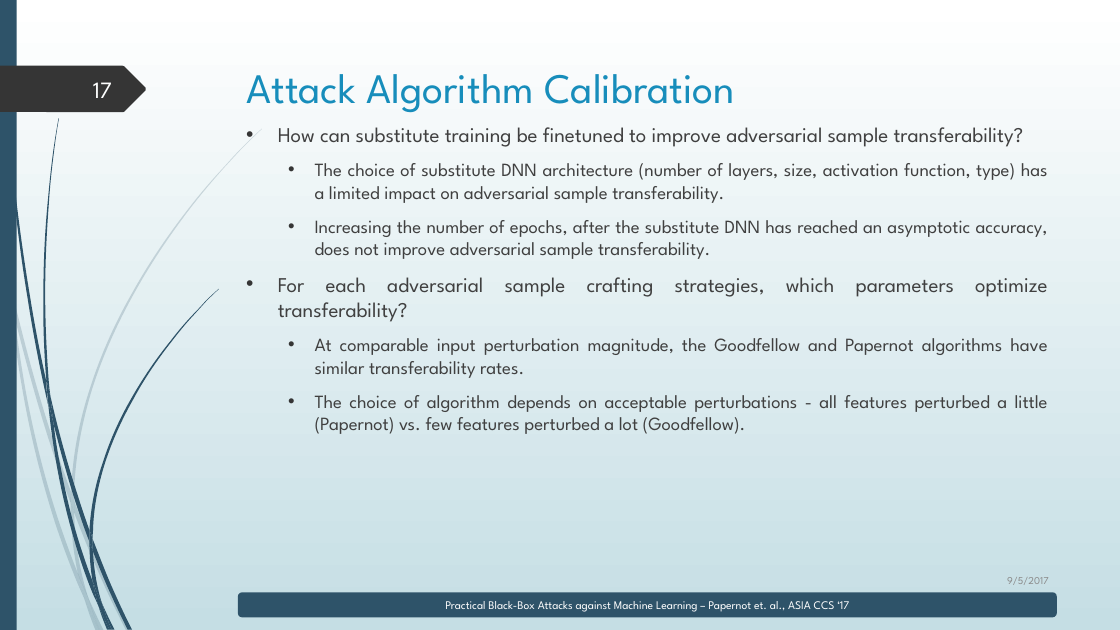
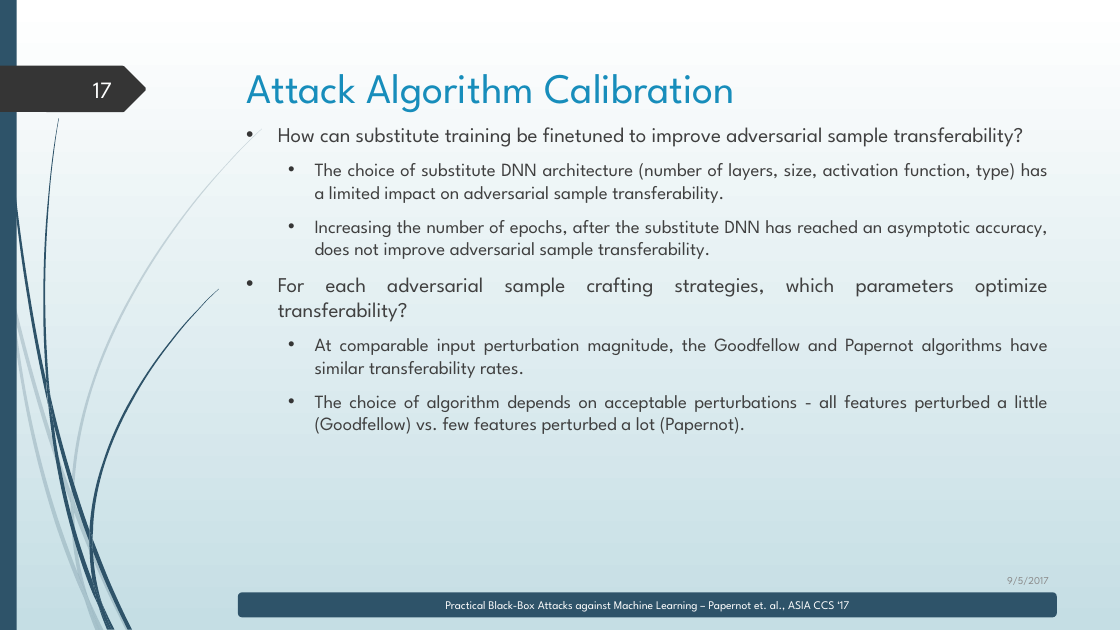
Before and after one commit to manaaralam/ntu-internship, a slide deck: slide 17 of Presentations/starting_work.pptx. Drawn at 1120x630 pixels with LibreOffice and Linux fonts; fonts in the diff are those of the drawing. Boxes give left, top, right and bottom in pixels: in the first picture for what was removed or moved away, otherwise in the second. Text is boxed around its words. In the diff, an @@ line names an element or a change of style, - is before the commit and + after.

```diff
--- a/Presentations/starting_work.pptx
+++ b/Presentations/starting_work.pptx
@@ text at (315, 395, 1048, 434): text changed @@
-  • The choice of algorithm depends on acceptable perturbations - all features perturbed a little (Papernot) vs. few features perturbed a lot (Goodfellow).
+  • The choice of algorithm depends on acceptable perturbations - all features perturbed a little (Goodfellow) vs. few features perturbed a lot (Papernot).
```
Also in this commit, not shown: 2 other slides changed.
